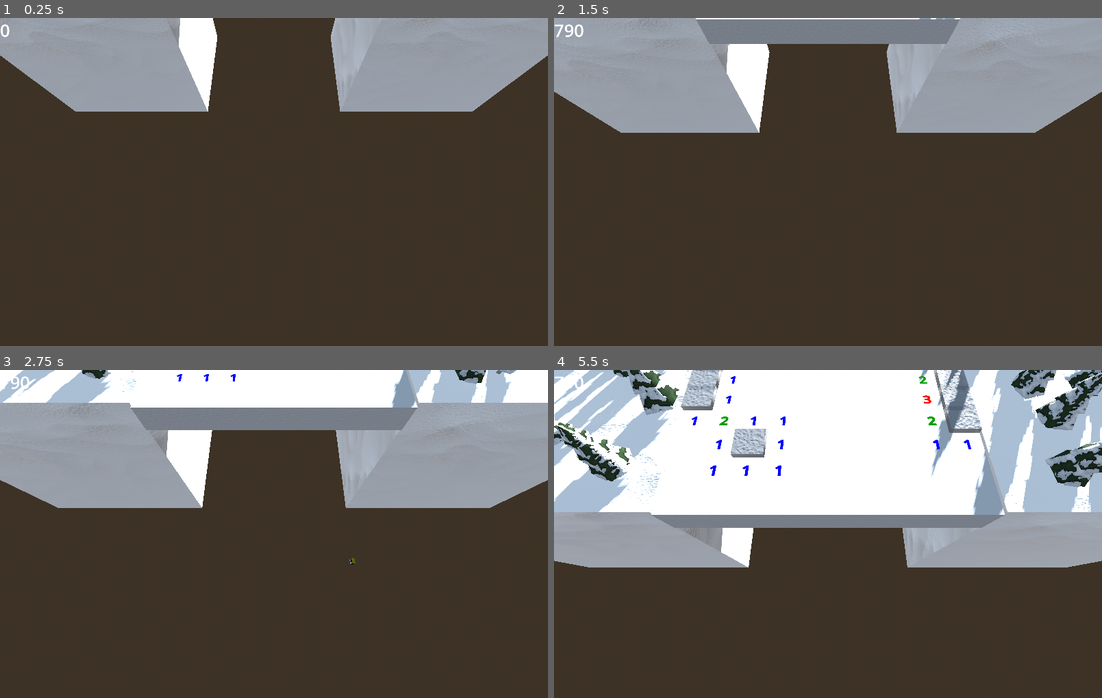
Above: before the commit, frames 1-4 (two rows, left to right).
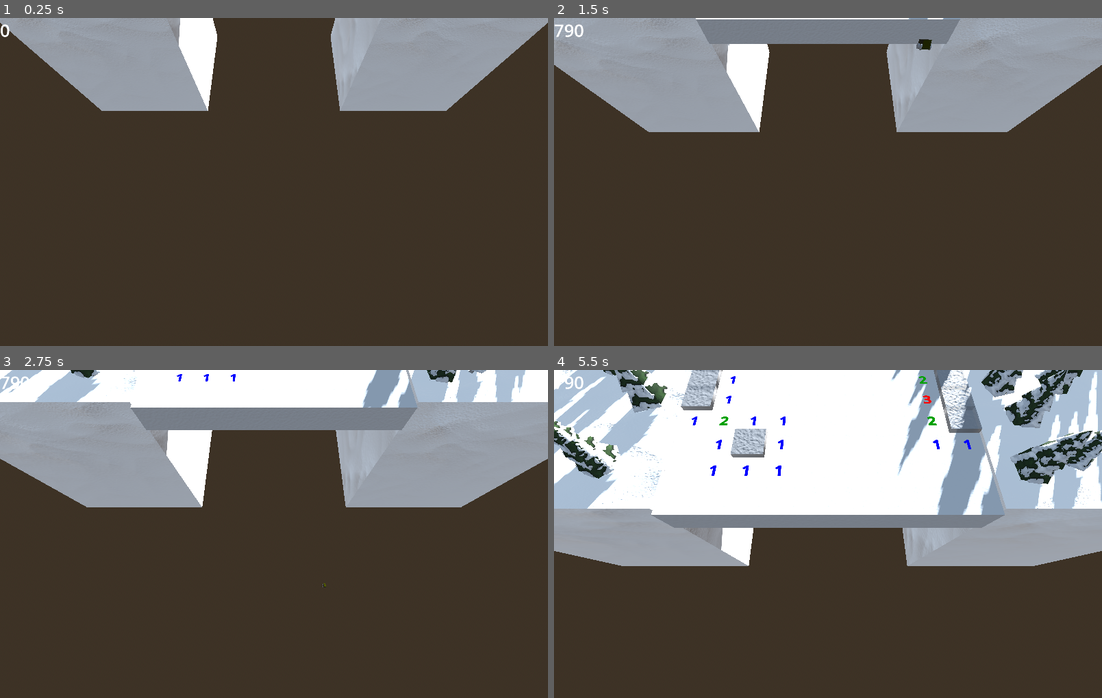
Above: after the commit, the same moments.

Repository: Blubtastic/minesweeper_2
Game: Godot game, scene res://Main.tscn
The game is run twice, just before and just after one commit, with the same random seed, the same clock (stepped at 60 frames per second) and the same inputs.
Inputs:
- Up to frame 1 (0.25 s): no input
- Up to frame 2 (1.5 s): tap Enter (ui_accept) at 0.5, 0.77 s; hold Right (ui_right) 0.53-1.28 s; hold Down (ui_down) from 1.28 s (still down)
- Up to frame 3 (2.75 s): tap Enter (ui_accept) at 1.52 s; release Down (ui_down) at 2.03 s; hold Right (ui_right) from 2.03 s (still down)
- Up to frame 4 (5.5 s): release Right (ui_right) at 2.78 s; hold Up (ui_up) 2.78-3.53 s; tap Enter (ui_accept) at 3.02, 3.77, 4.52 s; hold Left (ui_left) 3.53-5.03 s; hold Down (ui_down) from 5.03 s (still down)

The runs differ from the first frame. In frame 1, 2.8% of the frame differs, in the area x 0-100%, y 0-29%; in frame 2, 2.3%; in frame 3, 4.4%; in frame 4, 16%, in the area x 0-100%, y 0-61%.

Commit message:
feat: invisible walls

Diff:
--- a/Main.tscn
+++ b/Main.tscn
@@ -20,11 +20,14 @@
 [sub_resource type="BoxMesh" id="BoxMesh_mtk4d"]
 size = Vector3(0.1, 0.5, 0.01)
 
+[sub_resource type="BoxShape3D" id="BoxShape3D_k1xa4"]
+size = Vector3(3, 10, 14)
+
 [node name="Root" type="Node3D"]
 script = ExtResource("1_m0fyf")
 
 [node name="Player" parent="." instance=ExtResource("1_mwkh8")]
-transform = Transform3D(1, 0, 0, 0, 1, 0, 0, 0, 1, 0, 3.65122, -10.7966)
+transform = Transform3D(1, 0, 0, 0, 1, 0, 0, 0, 1, 0, 3.651, -10)
 
 [node name="DirectionalLight3D2" type="DirectionalLight3D" parent="."]
 transform = Transform3D(-0.902746, 0.0512159, 0.427114, 0.142175, 0.972614, 0.183873, -0.406, 0.226715, -0.885305, 0, 0, 0)
@@ -42,7 +45,6 @@
 [node name="Ray" type="RayCast3D" parent="."]
 transform = Transform3D(3, 0, 0, 0, 3, 0, 0, 0, 3, 0, 2, -10)
 target_position = Vector3(0, -2, 0)
-collision_mask = 9
 
 [node name="TestingMarker" type="MeshInstance3D" parent="Ray"]
 transform = Transform3D(1, 0, 0, 0, 1, 0, 0, 0, 1, 0, -0.25, 0)
@@ -52,7 +54,6 @@
 [node name="LeftRay" type="RayCast3D" parent="."]
 transform = Transform3D(3, 0, 0, 0, 3, 0, 0, 0, 3, -7, 2, -10)
 target_position = Vector3(0, -2, 0)
-collision_mask = 9
 
 [node name="TestingMarker" type="MeshInstance3D" parent="LeftRay"]
 transform = Transform3D(1, 0, 0, 0, 1, 0, 0, 0, 1, 0, -0.25, 0)
@@ -62,7 +63,6 @@
 [node name="RightRay" type="RayCast3D" parent="."]
 transform = Transform3D(3, 0, 0, 0, 3, 0, 0, 0, 3, 7, 2, -10)
 target_position = Vector3(0, -2, 0)
-collision_mask = 9
 
 [node name="TestingMarker" type="MeshInstance3D" parent="RightRay"]
 transform = Transform3D(1, 0, 0, 0, 1, 0, 0, 0, 1, 0, -0.25, 0)
@@ -75,3 +75,24 @@
 size_flags_horizontal = 0
 theme_override_font_sizes/font_size = 64
 script = ExtResource("4_qopgp")
+
+[node name="InvisibleWalls" type="StaticBody3D" parent="."]
+transform = Transform3D(1, 0, 0, 0, 1, 0, 0, 0, 1, 0, 4, -6)
+collision_layer = 8
+collision_mask = 0
+
+[node name="Left" type="CollisionShape3D" parent="InvisibleWalls"]
+transform = Transform3D(1, 0, 0, 0, 1, 0, 0, 0, 1, -6.5, 0, 1.5)
+shape = SubResource("BoxShape3D_k1xa4")
+
+[node name="Right" type="CollisionShape3D" parent="InvisibleWalls"]
+transform = Transform3D(1, 0, 0, 0, 1, 0, 0, 0, 1, 6.5, 0, 1.5)
+shape = SubResource("BoxShape3D_k1xa4")
+
+[node name="Behind" type="CollisionShape3D" parent="InvisibleWalls"]
+transform = Transform3D(-4.37114e-08, 0, 1, 0, 1, 0, -1, 0, -4.37114e-08, 0, 0, 10.3)
+shape = SubResource("BoxShape3D_k1xa4")
+
+[node name="Front" type="CollisionShape3D" parent="InvisibleWalls"]
+transform = Transform3D(-4.37114e-08, 0, 1, 0, 1, 0, -1, 0, -4.37114e-08, 0, 0, -5.8)
+shape = SubResource("BoxShape3D_k1xa4")
--- a/features/ForestChunk.tscn
+++ b/features/ForestChunk.tscn
@@ -5,11 +5,10 @@
 [ext_resource type="PackedScene" uid="uid://b3h77fckoxy4i" path="res://features/Tree.tscn" id="2_qoa2g"]
 
 [sub_resource type="BoxShape3D" id="BoxShape3D_tu15c"]
-size = Vector3(10, 0.5, 8)
+size = Vector3(8, 0.5, 8)
 
 [node name="Root" type="AnimatableBody3D"]
-collision_layer = 8
-collision_mask = 8
+collision_mask = 0
 axis_lock_linear_x = true
 axis_lock_linear_y = true
 axis_lock_angular_x = true
@@ -19,7 +18,6 @@
 script = ExtResource("1_1tg5x")
 
 [node name="HitboxGround" type="CollisionShape3D" parent="."]
-transform = Transform3D(1, 0, 0, 0, 1, 0, 0, 0, 1, 0, -0.15, 0)
 shape = SubResource("BoxShape3D_tu15c")
 
 [node name="Ground" parent="." instance=ExtResource("1_xj55w")]
@@ -43,22 +41,22 @@
 transform = Transform3D(1, 0, 0, 0, 0.992198, 0.124675, 0, -0.124675, 0.992198, -1.68634, 0.147952, 2.45883)
 
 [node name="Tree2" parent="." instance=ExtResource("2_qoa2g")]
-transform = Transform3D(1, 0, 0, 0, 1, 0, 0, 0, 1, 1.57605, 0.147952, 1.41171)
+transform = Transform3D(1, 0, 0, 0, 1, 0, 0, 0, 1, 0.170563, 0.147952, 1.41171)
 
 [node name="Tree7" parent="." instance=ExtResource("2_qoa2g")]
-transform = Transform3D(1.359, -0.0880971, -0.562206, 0.0953088, 1.47025, -2.09438e-09, 0.561028, -0.0363686, 1.36185, 4.4744, 0.147952, 0.0127716)
+transform = Transform3D(1.359, -0.0880971, -0.562206, 0.0953088, 1.47025, -2.09438e-09, 0.561028, -0.0363686, 1.36185, 3.06891, 0.147952, 0.0127716)
 
 [node name="Tree8" parent="." instance=ExtResource("2_qoa2g")]
-transform = Transform3D(1.14168, -0.0740091, 0, 0.0740091, 1.14168, 0, 0, 0, 1.14407, 3.46793, 0.147952, -3.13103)
+transform = Transform3D(1.14168, -0.0740091, 0, 0.0740091, 1.14168, 0, 0, 0, 1.14407, 2.06244, 0.147952, -3.13103)
 
 [node name="Tree3" parent="." instance=ExtResource("2_qoa2g")]
 transform = Transform3D(0.702252, 0, 0.711928, 0, 1, 0, -0.711928, 0, 0.702252, 0.450499, 0.147952, -2.50758)
 
 [node name="Tree4" parent="." instance=ExtResource("2_qoa2g")]
-transform = Transform3D(0.088733, 0, 1.29294, 0, 1.29598, 0, -1.29294, 0, 0.088733, 3.78569, 0.147952, 2.58817)
+transform = Transform3D(0.088733, 0, 1.29294, 0, 1.29598, 0, -1.29294, 0, 0.088733, 2.3802, 0.147952, 2.58817)
 
 [node name="Tree5" parent="." instance=ExtResource("2_qoa2g")]
-transform = Transform3D(0.0946529, -0.0413351, 0.994652, 0.00391583, 0.999145, 0.0411492, -0.995503, 0, 0.0947339, 2.80791, 0.147952, -1.60081)
+transform = Transform3D(0.0946529, -0.0413351, 0.994652, 0.00391583, 0.999145, 0.0411492, -0.995503, 0, 0.0947339, 1.40242, 0.147952, -1.60081)
 
 [node name="Tree9" parent="." instance=ExtResource("2_qoa2g")]
-transform = Transform3D(-1.04576, 0.0526787, 0.203682, 0.0574244, 1.06499, 0.0193929, -0.202395, 0.0299768, -1.04691, 3.72215, 0.147952, -2.09754)
+transform = Transform3D(-1.04576, 0.0526787, 0.203682, 0.0574244, 1.06499, 0.0193929, -0.202395, 0.0299768, -1.04691, 2.31666, 0.147952, -2.09754)
--- a/features/Ground.tscn
+++ b/features/Ground.tscn
@@ -24,10 +24,10 @@
 normal_texture = SubResource("NoiseTexture2D_s3aq6")
 
 [sub_resource type="BoxMesh" id="BoxMesh_8b7oj"]
-lightmap_size_hint = Vector2i(94, 136)
+lightmap_size_hint = Vector2i(84, 126)
 material = SubResource("StandardMaterial3D_ye61t")
 add_uv2 = true
-size = Vector3(10, 8, 8)
+size = Vector3(8, 8, 8)
 
 [node name="Ground" type="Node3D"]
 
--- a/main.gd
+++ b/main.gd
@@ -9,17 +9,17 @@
 func _physics_process(delta: float):
 	if !ray.is_colliding():
 		var chunk_instance = CubeChunk.instantiate()
-		var chunk_position = Vector3(ray.transform.origin.x - 4.5, 0, ray.transform.origin.z -7.3)
+		var chunk_position = Vector3(ray.transform.origin.x - 4.5, 0, ray.transform.origin.z - 7.3)
 		chunk_instance.transform.origin = chunk_position
 		add_child(chunk_instance)
 
 	if !left_ray.is_colliding():
 		var forest_instance = ForestChunk.instantiate()
-		var forest_position = Vector3(ray.transform.origin.x - 10, 0.5, ray.transform.origin.z - 3.9)
+		var forest_position = Vector3(ray.transform.origin.x - 9, 0.5, ray.transform.origin.z - 3.945)
 		forest_instance.transform.origin = forest_position
 		add_child(forest_instance)
 	if !right_ray.is_colliding():
 		var forest_instance = ForestChunk.instantiate()
-		var forest_position = Vector3(right_ray.transform.origin.x + 3, 0.5, right_ray.transform.origin.z - 3.9)
+		var forest_position = Vector3(right_ray.transform.origin.x + 2, 0.5, right_ray.transform.origin.z - 3.945)
 		forest_instance.transform.origin = forest_position
 		add_child(forest_instance)
--- a/project.godot
+++ b/project.godot
@@ -32,6 +32,11 @@
 ]
 }
 
+[layer_names]
+
+3d_physics/layer_1="world"
+3d_physics/layer_4="player"
+
 [rendering]
 
 renderer/rendering_method="gl_compatibility"
Not shown: 1 places in Main.tscn that only renumber resources
